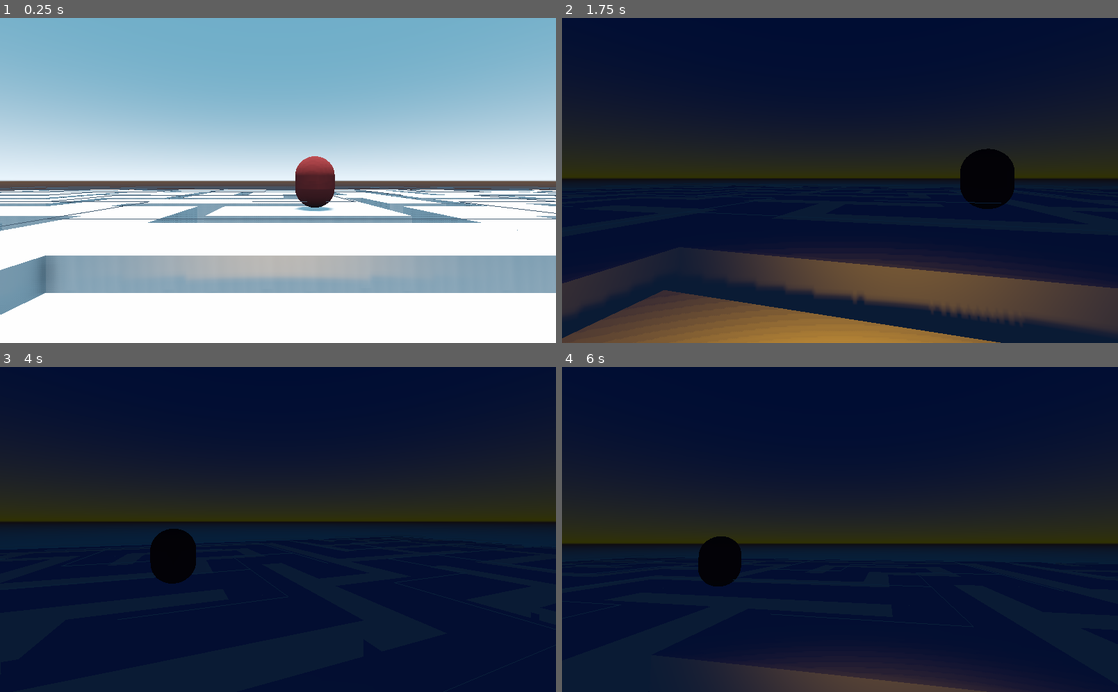
Above: before the commit, frames 1-4 (two rows, left to right).
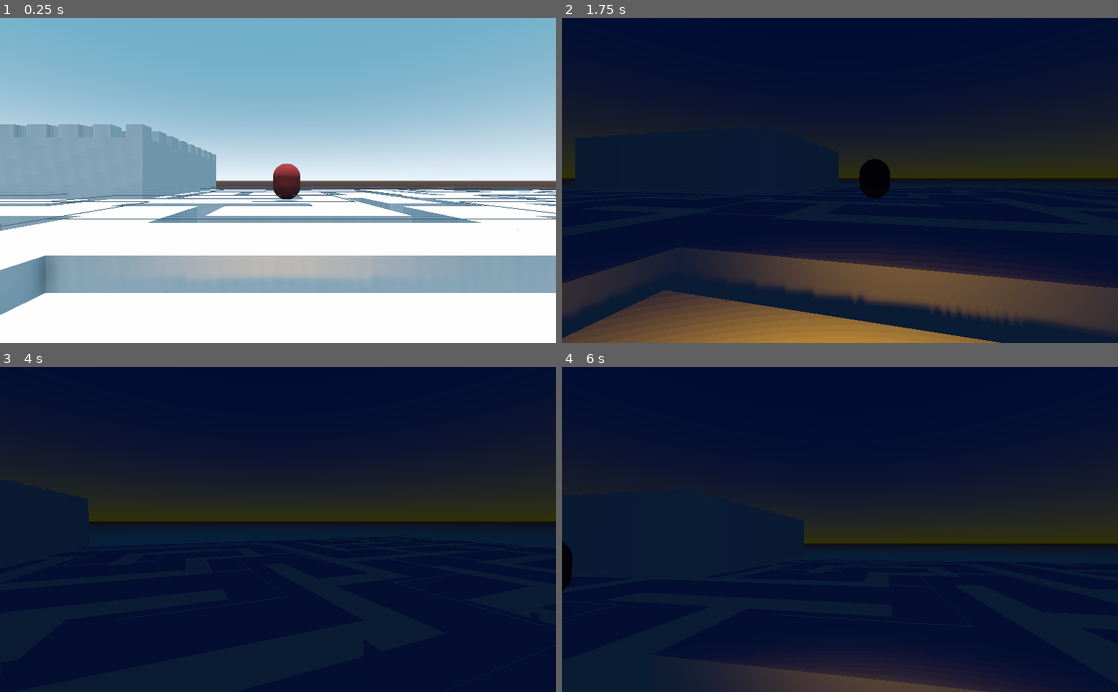
Above: after the commit, the same moments.

Repository: pragma-strict/stone-soup-GGJ
Game: Godot game, scene res://Scenes/Main.tscn
Same seed, same stepped clock (60 frames per second), same inputs: the game is played once before the commit and once after it.
Inputs (mouse positions are in pixels of both pictures, inside the frame that each line leads up to):
- Up to frame 1 (0.25 s): no input
- Up to frame 2 (1.75 s): move the mouse to (962, 164) at 0.52 s; hold D (move_right) 0.53-1.28 s; hold G (g) 0.53-1.28 s; tap C (c) at 0.6, 1.55 s; click (962, 164) at 0.67 s; tap Space (action_jump) at 0.77, 1.52 s; move the mouse to (812, 180) at 1.27 s; hold W (move_forward) from 1.28 s (still down); tap G (g) at 1.35 s
- Up to frame 3 (4 s): keep holding W (move_forward); move the mouse to (289, 523) at 2.02 s; hold G (g) 2.03-2.78 s; tap C (c) at 2.1, 3.05 s; move the mouse to (272, 536) at 2.77 s; tap G (g) at 2.85, 3.8 s; tap Space (action_jump) at 3.02, 3.77 s; tap Enter at 3.5 s; move the mouse to (316, 532) at 3.52 s; hold Right mouse button (right_click) from 3.53 s (still down)
- Up to frame 4 (6 s): move the mouse to (673, 480) at 4.27 s; release W (move_forward) at 4.28 s; release Right mouse button (right_click) at 4.28 s; hold A (move_left) 4.28-5.03 s; tap C (c) at 4.35, 5.85 s; tap Space (action_jump) at 4.52, 5.75 s; move the mouse to (845, 529) at 5.02 s; hold W (move_forward) 5.03-5.78 s; hold G (g) 5.03-5.78 s; move the mouse to (817, 523) at 5.77 s; hold D (move_right) from 5.78 s (still down)

The runs differ from the first frame. In frame 1, 9.2% of the frame differs, in the area x 0-61%, y 32-60%; in frame 2, 5.6%; in frame 3, 2.6%; in frame 4, 4.6%.
Error before the commit: Attempt to call function 'generate_path_to_player' in base 'null instance' on a null instance. (res://Scripts/GameManager.gd:51)

Commit message:
Start adding boundary walls

Diff:
--- /dev/null
+++ b/Scenes/Boundary Tile.tscn
@@ -0,0 +1,15 @@
+[gd_scene load_steps=3 format=2]
+
+[ext_resource path="res://Meshes/boundary.obj" type="ArrayMesh" id=1]
+
+[sub_resource type="BoxShape" id=1]
+
+[node name="StaticBody" type="StaticBody"]
+
+[node name="CollisionShape" type="CollisionShape" parent="."]
+transform = Transform( 1.3, 0, 0, 0, 1, 0, 0, 0, 1.3, 0, 1, 0 )
+shape = SubResource( 1 )
+
+[node name="MeshInstance" type="MeshInstance" parent="."]
+mesh = ExtResource( 1 )
+material/0 = null
--- a/Scenes/Main.tscn
+++ b/Scenes/Main.tscn
@@ -12,6 +12,7 @@
 [ext_resource path="res://Scenes/Floor Tile.tscn" type="PackedScene" id=10]
 [ext_resource path="res://Scenes/Corner Tile.tscn" type="PackedScene" id=11]
 [ext_resource path="res://Scenes/Door Tile.tscn" type="PackedScene" id=12]
+[ext_resource path="res://Scenes/Boundary Tile.tscn" type="PackedScene" id=13]
 
 [sub_resource type="CylinderShape" id=8]
 
@@ -45,8 +46,8 @@
 script = ExtResource( 1 )
 graph_dimensions = Vector2( 16, 16 )
 scale = 3.0
-max_pathfinding_iterations = 500
 tile_scenes = {
+"Boundary": ExtResource( 13 ),
 "Corner": ExtResource( 11 ),
 "Door": ExtResource( 12 ),
 "Path": ExtResource( 10 ),
--- a/Scripts/Array2D.gd
+++ b/Scripts/Array2D.gd
@@ -58,7 +58,7 @@
 # Convert coordinate into index
 static func to_index(coordinate:IntVector2, size:IntVector2):
 	if(coordinate.x * coordinate.y < size.x * size.y):
-		return coordinate.y * size.x + coordinate.x
+		return clamp(coordinate.y * size.x + coordinate.x, 0, size.x * size.y -1)
 	return null
 
 
--- a/Scripts/GameManager.gd
+++ b/Scripts/GameManager.gd
@@ -47,9 +47,6 @@
 	if (Input.is_key_pressed(KEY_ESCAPE)):
 		get_tree().quit()
 
-	if (Input.is_action_just_pressed("generate_path")):
-		$"Enemy".generate_path_to_player()
-
 
 func toggle_day_night():
 	if(time == DAY):
--- a/Scripts/IntVector2.gd
+++ b/Scripts/IntVector2.gd
@@ -12,6 +12,12 @@
 func add(other:IntVector2):
 	x += other.x
 	y += other.y
+	return self
+
+func sub(other:IntVector2):
+	x -= other.x
+	y -= other.y
+	return self
 
 func print_vec():
 	print("x: ", x, ", y: ", y)
@@ -22,6 +28,19 @@
 func to_vec3():
 	return Vector3(x, 0, y)
 
-static func addTo(to:IntVector2, from:IntVector2):
-	to.x += from.x
-	to.y += from.y
+func normalize():
+	if(x > 0):
+		x = 1
+	elif(x < 0):
+		x = -1
+	if(y > 0):
+		y = 1
+	elif(y < 0):
+		y = -1
+	return self
+
+#static func addTo(add_to:IntVector2, amount:IntVector2):
+#	return IntVector2.new(add_to.x + amount.x, add_to.y + amount.y)
+#
+#static func subFrom(sub_from:IntVector2, amount:IntVector2):
+#	return IntVector2.new(sub_from.x - amount.x, sub_from.y - amount.y)
--- a/Scripts/Labyrinth.gd
+++ b/Scripts/Labyrinth.gd
@@ -9,7 +9,8 @@
 	"Path" : PackedScene,
 	"Wall" : PackedScene,
 	"Door" : PackedScene,
-	"Corner" : PackedScene
+	"Corner" : PackedScene,
+	"Boundary" : PackedScene
 }
 
 export(Dictionary) var NPC_scenes = {
@@ -61,6 +62,7 @@
 	tiles.resize(num_tiles)
 	for i in range(graph.num_nodes):
 		generate_tiles_from_graph_node(i)
+	embed_rect(IntVector2.new(3, 1), IntVector2.new(10, 7), "Boundary")
 
 
 # Generates all 9 tiles in the kernel of a single graph node
@@ -124,6 +126,32 @@
 		'rot' : rot,
 		'tile' : null	 # This will be replaced with a MazeTileBase object
 	}
+
+
+# Set a rectangle of tiles to a certain type.
+func embed_rect(start:IntVector2, end:IntVector2, type:String):
+	embed_line(start, IntVector2.new(end.x, start.y), type)
+	embed_line(start, IntVector2.new(start.x, end.y), type)
+	embed_line(IntVector2.new(end.x, start.y), end, type)
+	embed_line(IntVector2.new(start.x, end.y), end, type)
+
+
+# Set a line of tiles to a certain type. Line cannot be diagonal. Call before tile instantiation!
+func embed_line(start:IntVector2, end:IntVector2, type:String):
+	if(start.x != end.x and start.y != end.y):
+		return
+	var current_index = Array2D.to_index(start, tilemap_dimensions)
+	var target_index = Array2D.to_index(end, tilemap_dimensions)
+	var dir = (IntVector2.new(end.x - start.x, end.y - start.y)).normalize()
+	tiles[current_index]['type'] = type
+	print("Line from ", start.to_string(), " to ", end.to_string(), " in direction ", dir.to_string())
+	var iter = 0
+	while(current_index != target_index and iter < 100):
+		current_index = Array2D.get_adjacent(current_index, Direction.vec_to_dir(dir), tilemap_dimensions)
+		tiles[current_index]['type'] = type
+		iter += 1
+	if(iter > 90):
+		print("iter limit")
 
 
 func spawn_at_tile(var scene:PackedScene, var tile_types:Array):
--- a/Scripts/MazeGraph.gd
+++ b/Scripts/MazeGraph.gd
@@ -51,6 +51,11 @@
 	return
 
 
+# Embeds a square in the graph by
+func embed_unconnected_square(width:int):
+	pass
+
+
 # Return an ordered list of indices to visit in the traversal from start->end
 func find_path(start_index:int, end_index:int, max_iterations:int):
 	if(!is_valid_index(start_index) or !is_valid_index(end_index)):
Not shown, added: Meshes/boundary.obj
Not shown, added: Meshes/boundary.obj.import
Not shown: 1 places in Scenes/Main.tscn that only renumber resources
Not shown, changed: .gitignore
Not shown, changed: Maze Tile Templates.blend
Not shown, changed: Maze Tile Templates.blend1
